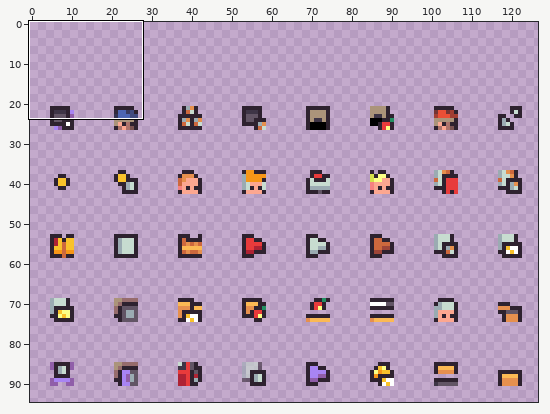
Sprite sheet -- Projects/TastyRoad/Assets/Sprites/Dialog_Icons.png. The first picture is a wide view before the edit; the outline marks the close-up.
Close-up. The starting point:
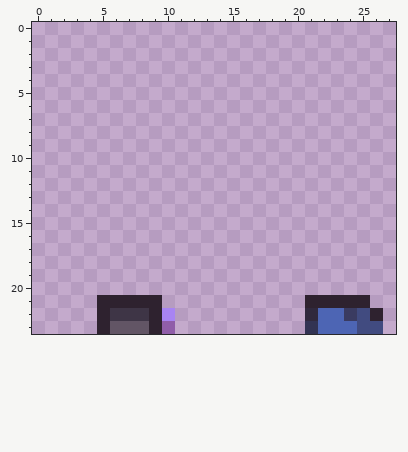
The file is 128x96 pixels. Shown: x 0..27, y 0..23. The wide view leaves out empty margins.
New version:
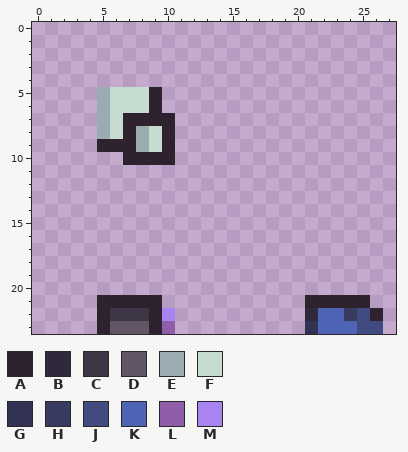
Palette (. is transparent): A #2e222f  B #30293d  C #3e3546  D #625565  E #9babb2  F #c7dcd0  G #323353  H #3a3b61  J #414b80  K #4d65b4  L #905ea9  M #a884f3
Change:
y 5..6: x 5..9 ..... -> EFFFA
y 7: x 5..10 ...... -> EFAAAA
y 8: x 5..10 ...... -> EFAEFA
y 9: x 5..10 ...... -> AAAEFA
y 10: x 7..10 .... -> AAAA
Changed places in both close-ups, as pixel boxes (x1, y1, x2, y2):
added: (97, 87, 175, 165)
